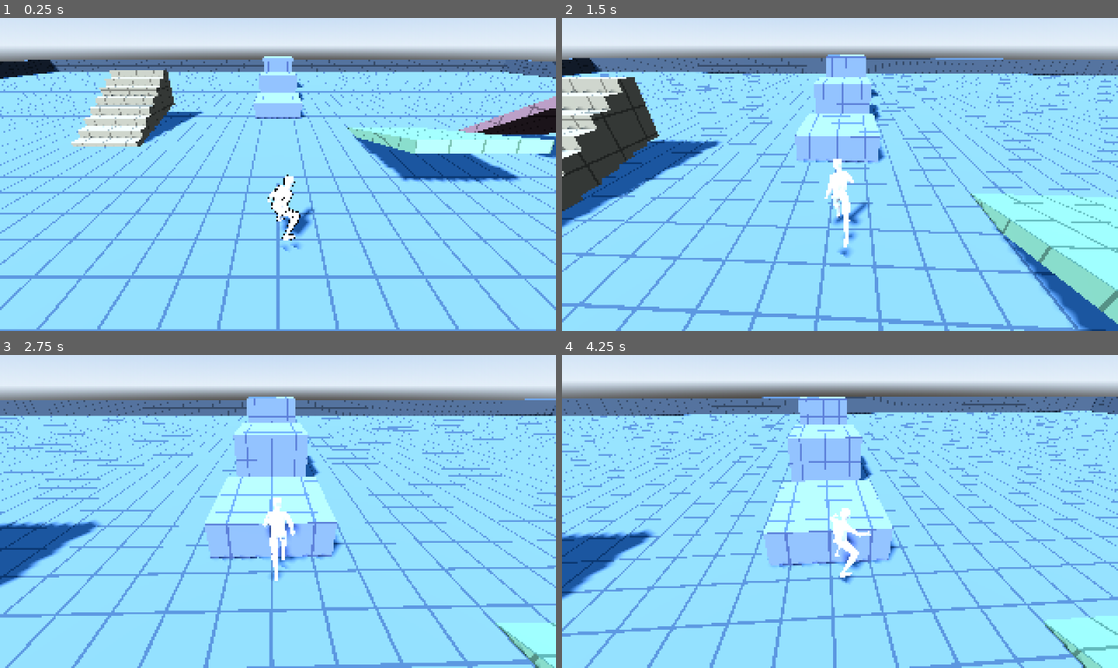
Above: before the commit, frames 1-4 (two rows, left to right).
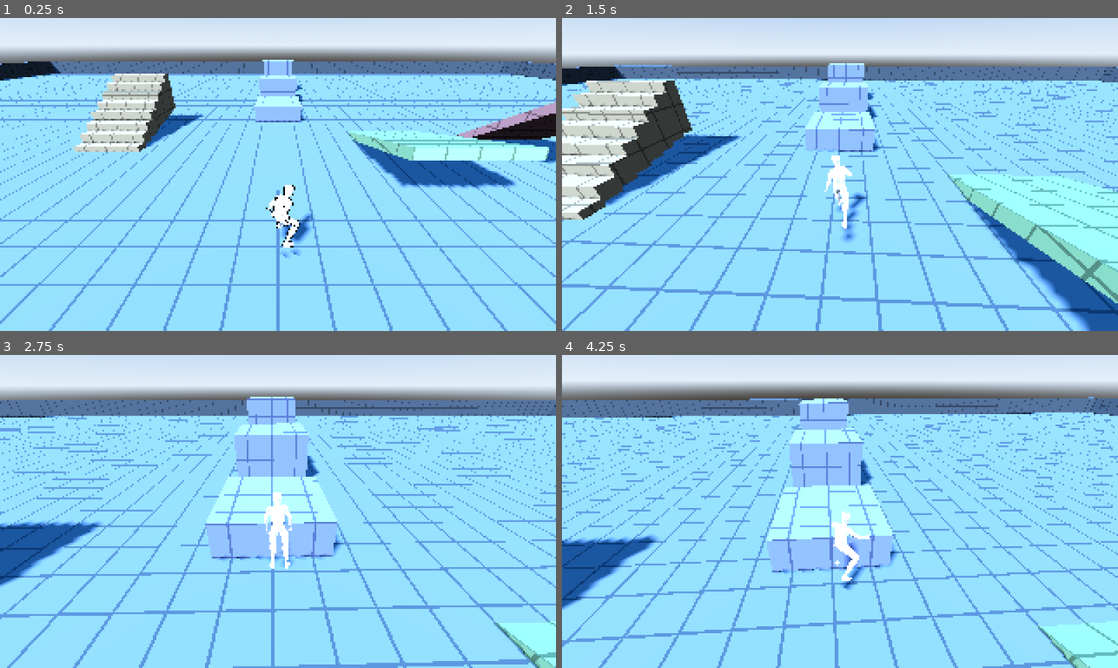
Above: after the commit, the same moments.

Repository: trentteinert/3D-PixelArt-TEST
Game: Godot game, scene res://scenes/test_area.tscn
The game is run twice, just before and just after one commit, with the same random seed, the same clock (stepped at 60 frames per second) and the same inputs.
Inputs (mouse positions are in pixels of both pictures, inside the frame that each line leads up to):
- Up to frame 1 (0.25 s): no input
- Up to frame 2 (1.5 s): move the mouse to (867, 174) at 0.52 s; hold Shift (sprint) 0.53-1.28 s; hold W (move_forward) from 0.53 s (still down); click (867, 174) at 0.67 s; tap Space (jump) at 0.77 s; move the mouse to (812, 174) at 1.27 s; tap T (cycle_shader) at 1.35 s; click (812, 174) at 1.42 s
- Up to frame 3 (2.75 s): keep holding W (move_forward); tap Space (jump) at 1.52 s; tap Shift (sprint) at 1.55 s; move the mouse to (289, 505) at 2.02 s; hold Shift (sprint) from 2.03 s (still down); click (289, 505) at 2.17 s
- Up to frame 4 (4.25 s): keep holding W (move_forward); move the mouse to (834, 517) at 2.77 s; release Shift (sprint) at 2.78 s; tap E (toggle_edges) at 2.85 s; click (834, 517) at 2.92 s; tap Space (jump) at 3.02, 3.77 s; tap Shift (sprint) at 3.05 s; move the mouse to (878, 514) at 3.52 s; hold Shift (sprint) from 3.53 s (still down); click (878, 514) at 3.67 s

The runs differ from the first frame. In frame 1, 26% of the frame differs, in the area x 0-100%, y 12-100%; in frame 2, 38%, in the area x 0-100%, y 9-100%; in frame 3, 8.2%; in frame 4, 24%.

Commit message:
Smoother movement: softer accel, speed-synced animation, body lean, trailing camera, sprint FOV
Co-Authored-By: Claude Sonnet 5.5 <noreply@anthropic.com>
Claude-Session: https://claude.ai/code/session_01Xiux81rrMFYVmhBeLoAXKG

Diff:
--- a/scripts/character_model.gd
+++ b/scripts/character_model.gd
@@ -25,6 +25,21 @@
 @export var blend_time := 0.2
 ## Walking reuses the run animation at this playback speed (1.0 = same as running).
 @export_range(0.1, 1.5) var walk_speed_scale := 0.55
+## Scale the run/walk animation with actual ground speed so the feet don't skate.
+@export var sync_animation_to_speed := true
+## Ground speed (m/s) at which the run animation looks right at normal playback speed.
+@export var run_anim_speed := 7.0
+
+@export_group("Lean")
+## Constant forward tilt (degrees) at full speed.
+@export var speed_lean_degrees := 8.0
+## Extra tilt (degrees) per m/s² of acceleration: leans forward when speeding up, back when braking.
+@export var accel_lean_degrees := 0.6
+## Sideways banking (degrees) per m/s² of sideways acceleration, i.e. into turns.
+@export var turn_lean_degrees := 0.7
+@export var max_lean_degrees := 18.0
+## How quickly the lean follows (higher = snappier).
+@export var lean_smoothing := 10.0
 
 @export_group("Jump Timing")
 ## Where in the jump animation (seconds) to start when you leave the ground. Skip the crouch by raising this.
@@ -62,10 +77,29 @@
 			_anim.pause()
 	elif speed > run_threshold:
 		_play("run", "run")
+		_sync_speed(speed, 1.0)
 	elif speed > walk_threshold:
 		_play("walk", "run", true, walk_speed_scale)
+		_sync_speed(speed, walk_speed_scale)
 	else:
 		_play("idle", "idle")
+
+
+func _sync_speed(speed: float, fallback: float) -> void:
+	_anim.speed_scale = clampf(speed / run_anim_speed, 0.4, 2.0) if sync_animation_to_speed else fallback
+
+
+## Tilts the whole model. local_accel is horizontal acceleration in the model's own frame
+## (x = right, z = back); speed_fraction is 0..1 of top speed.
+func lean(delta: float, local_accel: Vector3, speed_fraction: float) -> void:
+	var limit := deg_to_rad(max_lean_degrees)
+	# Negative pitch tips the head toward -Z (forward).
+	var pitch := deg_to_rad(-speed_lean_degrees * speed_fraction + accel_lean_degrees * local_accel.z)
+	# Negative roll tips the head toward +X (right).
+	var roll := deg_to_rad(-turn_lean_degrees * local_accel.x)
+	var t := 1.0 - exp(-lean_smoothing * delta)
+	rotation.x = lerpf(rotation.x, clampf(pitch, -limit, limit), t)
+	rotation.z = lerpf(rotation.z, clampf(roll, -limit, limit), t)
 
 
 func cycle_style() -> void:
@@ -84,7 +118,8 @@
 	var full := "%s/%s" % [LIBRARY, anim_name]
 	if _anim.has_animation(full):
 		_anim.get_animation(full).loop_mode = Animation.LOOP_LINEAR if loop else Animation.LOOP_NONE
-		_anim.play(full, blend_time, speed)
+		_anim.speed_scale = speed
+		_anim.play(full, blend_time)
 		if start_time > 0.0:
 			_anim.seek(start_time, true)
 
--- a/scripts/player.gd
+++ b/scripts/player.gd
@@ -5,10 +5,10 @@
 @export_group("Movement")
 @export var walk_speed := 5.0
 @export var sprint_speed := 9.0
-@export var acceleration := 40.0
+@export var acceleration := 22.0
 @export var air_acceleration := 15.0
-@export var friction := 50.0
-@export var turn_speed := 12.0
+@export var friction := 28.0
+@export var turn_speed := 10.0
 
 @export_group("Jump")
 @export var jump_velocity := 7.5
@@ -21,22 +21,35 @@
 @export var stick_sensitivity := 2.5
 @export var min_pitch := -1.3
 @export var max_pitch := 0.4
+## How quickly the camera catches up to the player (higher = tighter, 0 = rigidly attached).
+@export var camera_follow_speed := 14.0
+## Extra field of view (degrees) added at full sprint.
+@export var sprint_fov_boost := 8.0
 
 @onready var model: CharacterModel = $Model
 @onready var camera_pivot: Node3D = $CameraPivot
 @onready var spring_arm: SpringArm3D = $CameraPivot/SpringArm3D
+@onready var camera: Camera3D = $CameraPivot/SpringArm3D/Camera3D
 @onready var edge_highlight: MeshInstance3D = $CameraPivot/SpringArm3D/Camera3D/EdgeHighlight
 
 var _gravity: float = ProjectSettings.get_setting("physics/3d/default_gravity")
 var _coyote := 0.0
 var _jump_buffer := 0.0
 var _pitch := -0.5
+var _speed := 0.0
+var _camera_offset := Vector3.ZERO
+var _base_fov := 70.0
 
 
 func _ready() -> void:
 	_setup_input()
 	spring_arm.add_excluded_object(get_rid())
 	_pitch = spring_arm.rotation.x
+	# Detach the pivot so it can trail the player smoothly (rotation is set by mouse look only).
+	_camera_offset = camera_pivot.position
+	_base_fov = camera.fov
+	camera_pivot.top_level = true
+	camera_pivot.global_position = global_position + _camera_offset
 	Input.mouse_mode = Input.MOUSE_MODE_CAPTURED
 
 
@@ -54,6 +67,14 @@
 
 
 func _process(delta: float) -> void:
+	var target := global_position + _camera_offset
+	if camera_follow_speed > 0.0:
+		camera_pivot.global_position = camera_pivot.global_position.lerp(target, 1.0 - exp(-camera_follow_speed * delta))
+	else:
+		camera_pivot.global_position = target
+	var sprint_t := clampf((_speed - walk_speed) / maxf(sprint_speed - walk_speed, 0.01), 0.0, 1.0)
+	camera.fov = lerpf(camera.fov, _base_fov + sprint_fov_boost * sprint_t, 1.0 - exp(-6.0 * delta))
+
 	var stick := Input.get_vector("look_left", "look_right", "look_up", "look_down")
 	if stick != Vector2.ZERO:
 		_look(-stick.x * stick_sensitivity * delta, -stick.y * stick_sensitivity * delta)
@@ -82,11 +103,18 @@
 
 	var top_speed := sprint_speed if Input.is_action_pressed("sprint") else walk_speed
 	var horizontal := Vector2(velocity.x, velocity.z)
+	var previous_horizontal := horizontal
 	var target := Vector2(dir.x, dir.z) * top_speed
 	var rate := friction if input == Vector2.ZERO else (acceleration if is_on_floor() else air_acceleration)
 	horizontal = horizontal.move_toward(target, rate * delta)
 	velocity.x = horizontal.x
 	velocity.z = horizontal.y
+	_speed = horizontal.length()
+
+	# Acceleration in the character's own frame (x = right, z = back) drives the body lean.
+	var accel := (horizontal - previous_horizontal) / delta
+	var local_accel := Basis(Vector3.UP, model.rotation.y).inverse() * Vector3(accel.x, 0.0, accel.y)
+	model.lean(delta, local_accel, _speed / sprint_speed)
 
 	move_and_slide()
 
